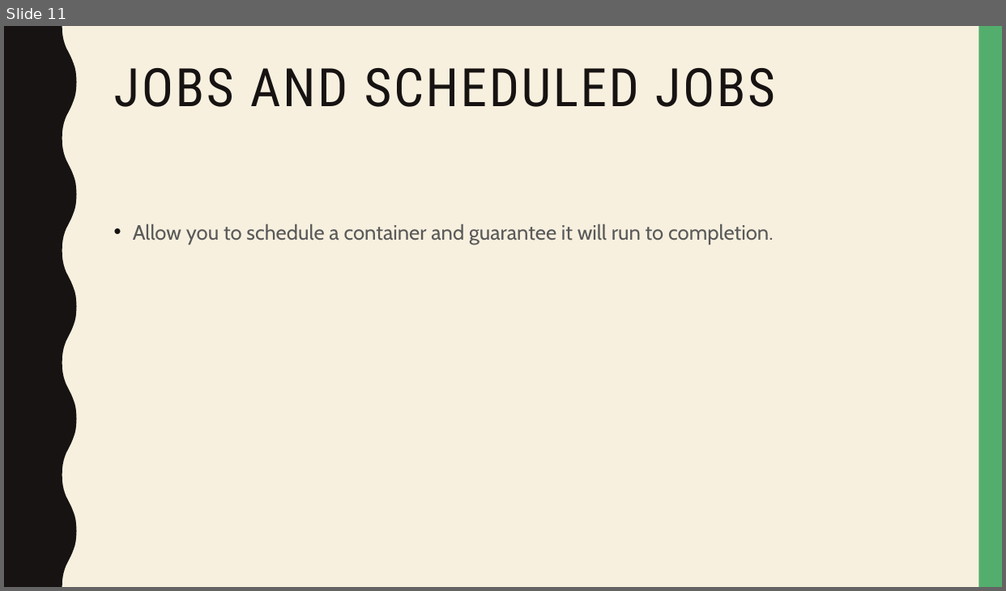
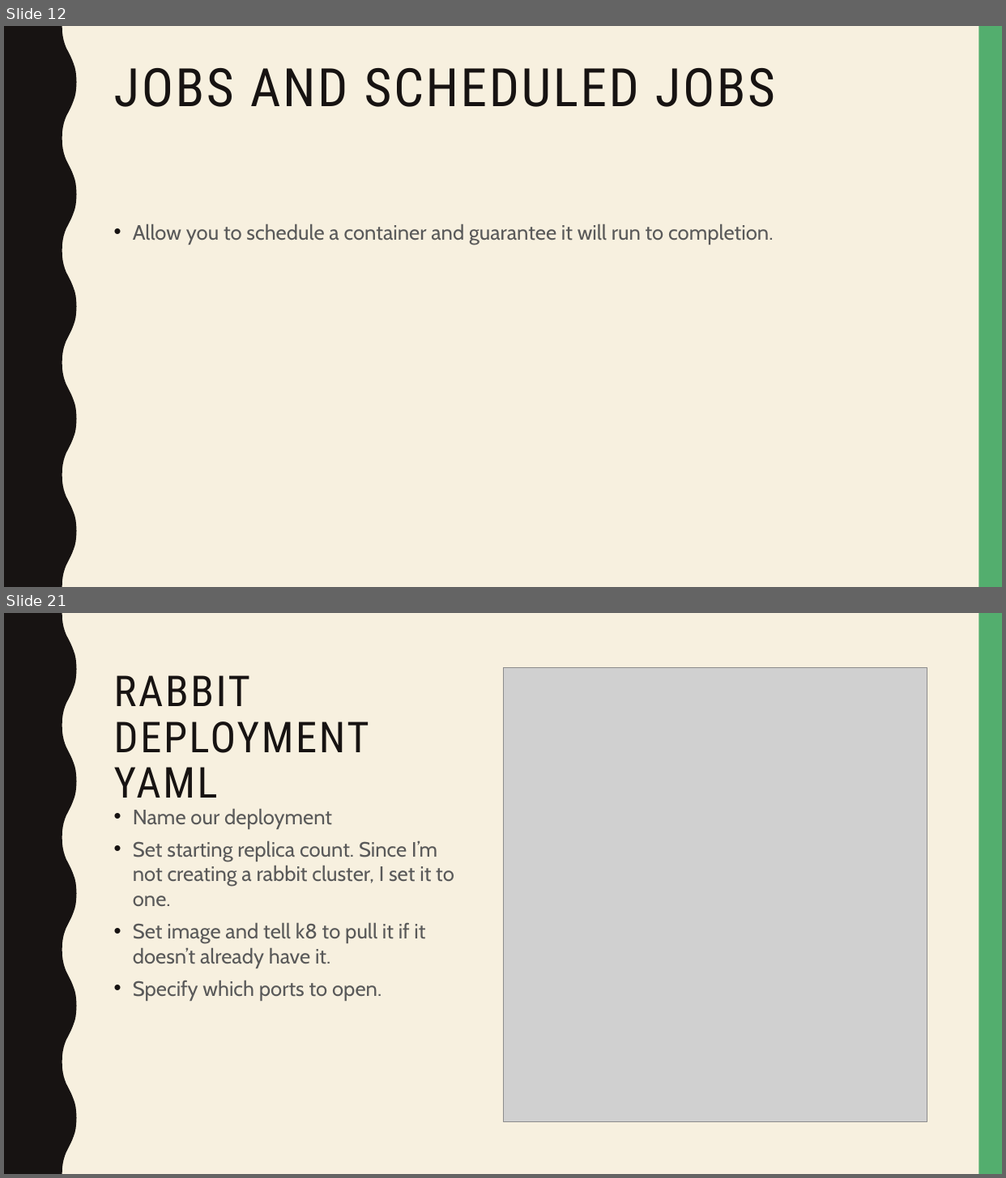
Before and after one commit to naveenvalecha/kubernetes-2018Presentation, a slide deck: k8 2018 Presentation.pptx. Shown one above the other, each under a label of ours: slide 11 before the commit, slides 12 and 21 after it; the slides between them are not shown. The pictures are 1006x591 and 1006x1178 pixels, drawn with LibreOffice and Linux fonts; fonts in the diff are those of the drawing; grey boxes stand for pictures. Boxes give left, top, right and bottom in pixels: in the first picture for what was removed or moved away, otherwise in the second. Text is boxed around its words. In the diff, an @@ line names an element or a change of style, - is before the commit and + after.

```diff
--- a/k8 2018 Presentation.pptx
+++ b/k8 2018 Presentation.pptx
@@ slide 21 added at (x1=4, y1=613, x2=1002, y2=1174), background #F7F0DF; not listed: 2 template elements that a slide beside it also shows @@
@@ title added at (x1=114, y1=675, x2=369, y2=798), 41 pt, text #171312 @@
+RABBIT DEPLOYMENT YAML
@@ picture added at (x1=503, y1=667, x2=927, y2=1122) @@
@@ text added at (x1=133, y1=808, x2=454, y2=1000), 20 pt, text #595959 @@
+• Name our deployment
+• Set starting replica count. Since I’m not creating a rabbit cluster, I set it to one.
+• Set image and tell k8 to pull it if it doesn’t already have it.
+• Specify which ports to open.
@@ what was slide 11 is now slide 12 @@
```
Also in this commit, not shown: 3 slides changed, 21 other slides added.
